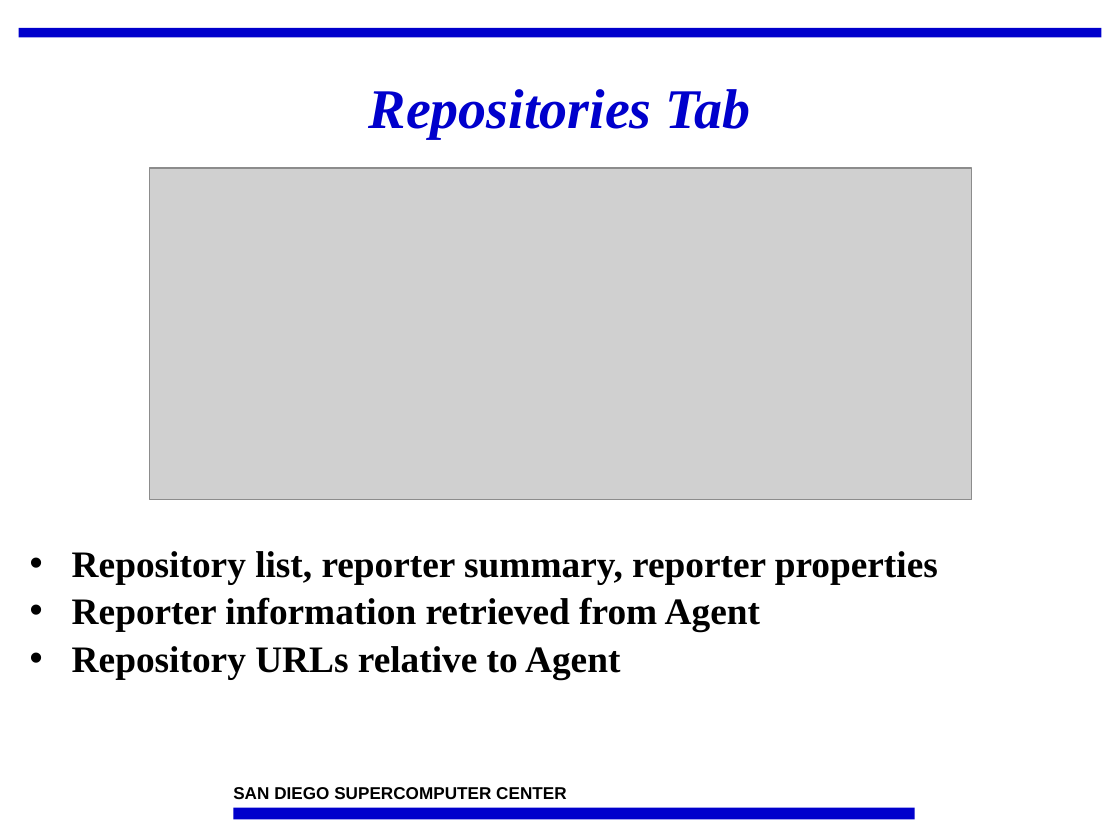
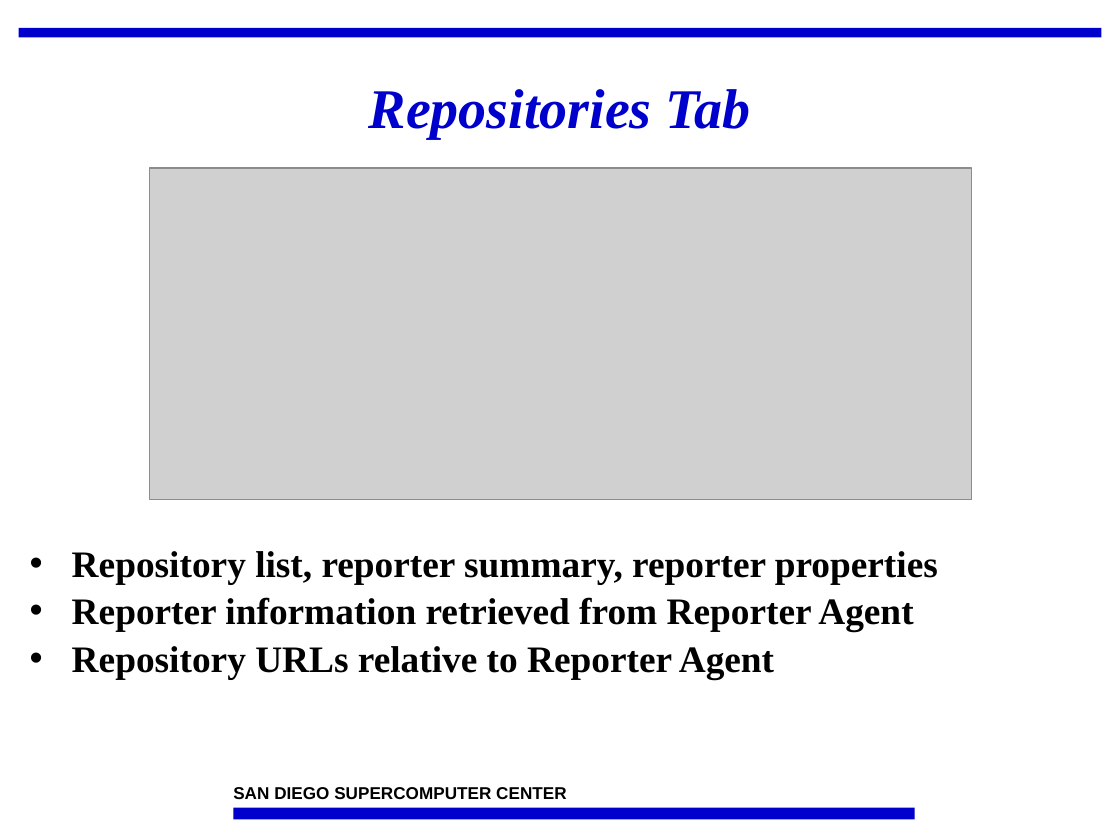
Before and after one commit to IncaProject/inca-xsede, a slide deck: slide 7 of talks/feb-06-workshop/incat.ppt. Drawn at 1120x840 pixels with LibreOffice and Linux fonts; fonts in the diff are those of the drawing; grey boxes stand for pictures; background and template pictures are left out. Boxes give left, top, right and bottom in pixels: in the first picture for what was removed or moved away, otherwise in the second. Text is boxed around its words. In the diff, an @@ line names an element or a change of style, - is before the commit and + after.

```diff
--- a/talks/feb-06-workshop/incat.ppt
+++ b/talks/feb-06-workshop/incat.ppt
@@ text at [72,597,913,679]: text changed @@
-• Reporter information retrieved from Agent
-• Repository URLs relative to Agent
+• Reporter information retrieved from Reporter Agent
+• Repository URLs relative to Reporter Agent
```
Also in this commit, not shown: 8 other slides changed, 2 other files.
